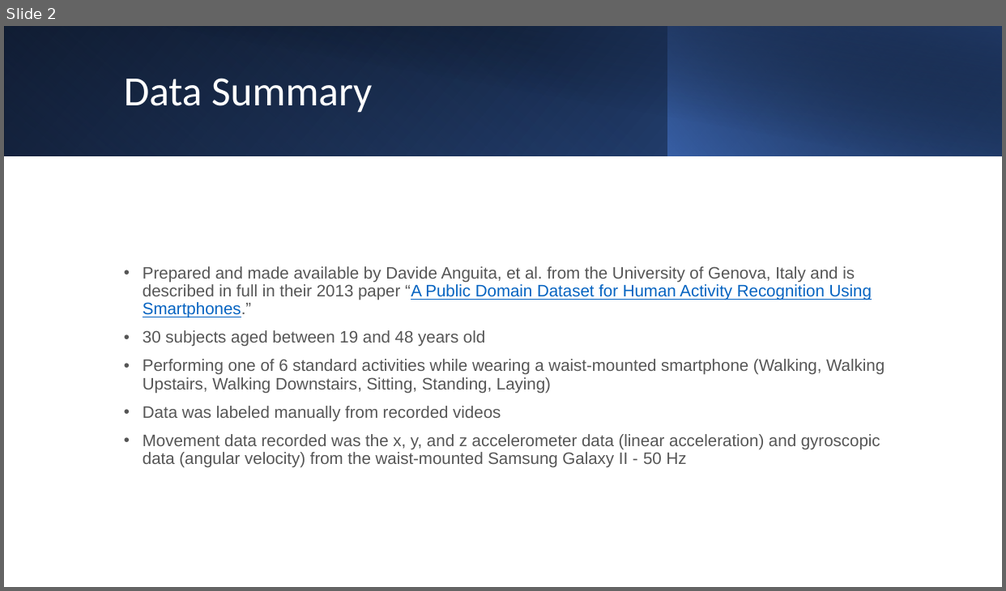
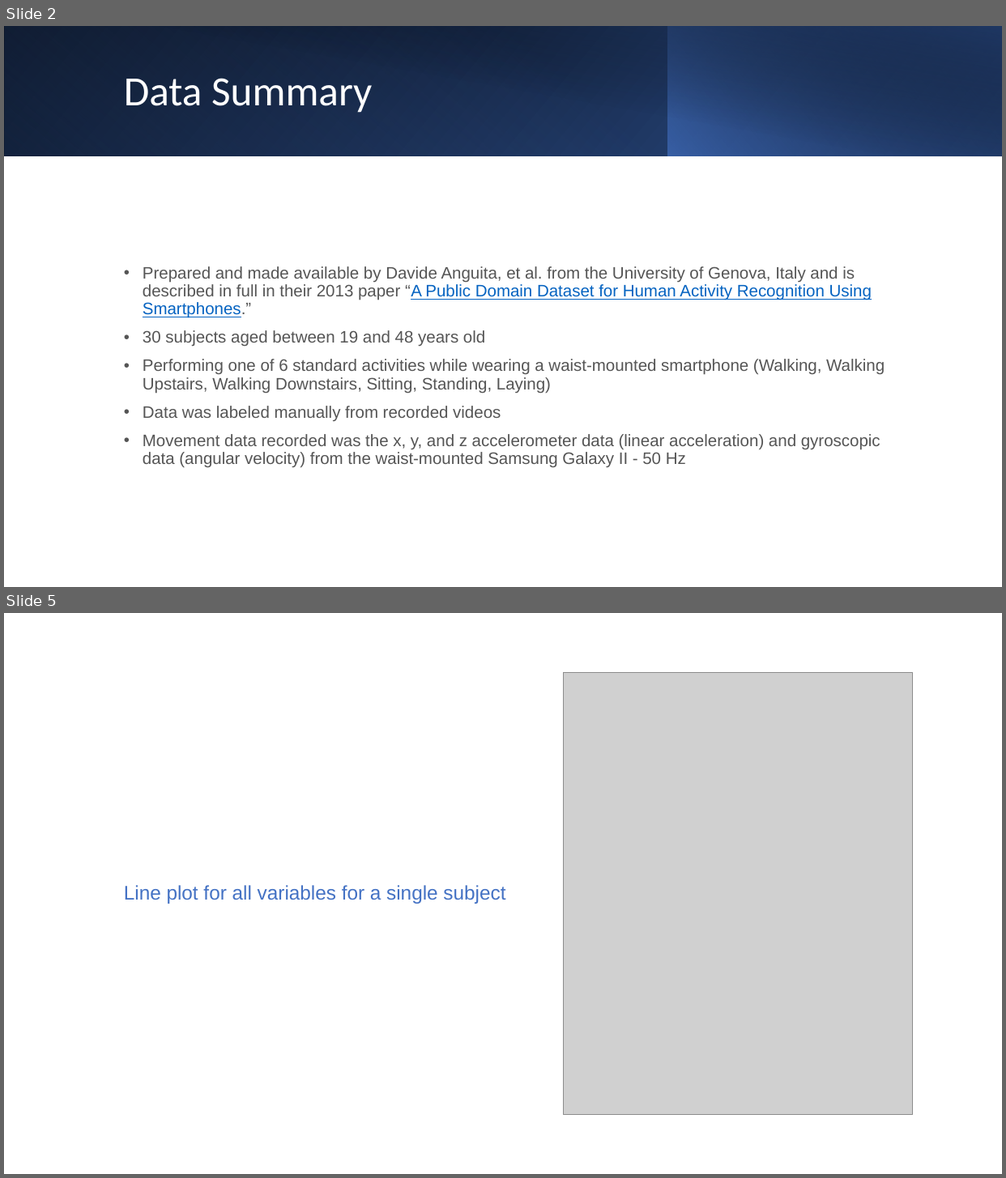
Before and after one commit to Entspannter/CrispCerebella, a slide deck: Presentations/Meeting 24_07_2021 Presentation.pptx. Shown one above the other, each under a label of ours: slide 2 before the commit, slides 2 and 5 after it; the slides between them are not shown. The pictures are 1006x591 and 1006x1178 pixels, drawn with LibreOffice and Linux fonts; fonts in the diff are those of the drawing; grey boxes stand for pictures. Boxes give left, top, right and bottom in pixels: in the first picture for what was removed or moved away, otherwise in the second. Text is boxed around its words. In the diff, an @@ line names an element or a change of style, - is before the commit and + after.

```diff
--- a/Presentations/Meeting 24_07_2021 Presentation.pptx
+++ b/Presentations/Meeting 24_07_2021 Presentation.pptx
@@ slide 5 added at (4, 613, 1002, 1174), background #FFFFFF @@
@@ picture added at (563, 673, 913, 1115) @@
@@ text added at (124, 885, 505, 904), 19 pt, text #4472C4 @@
+Line plot for all variables for a single subject
```
Also in this commit, not shown: 4 other slides changed, 2 other slides added.
